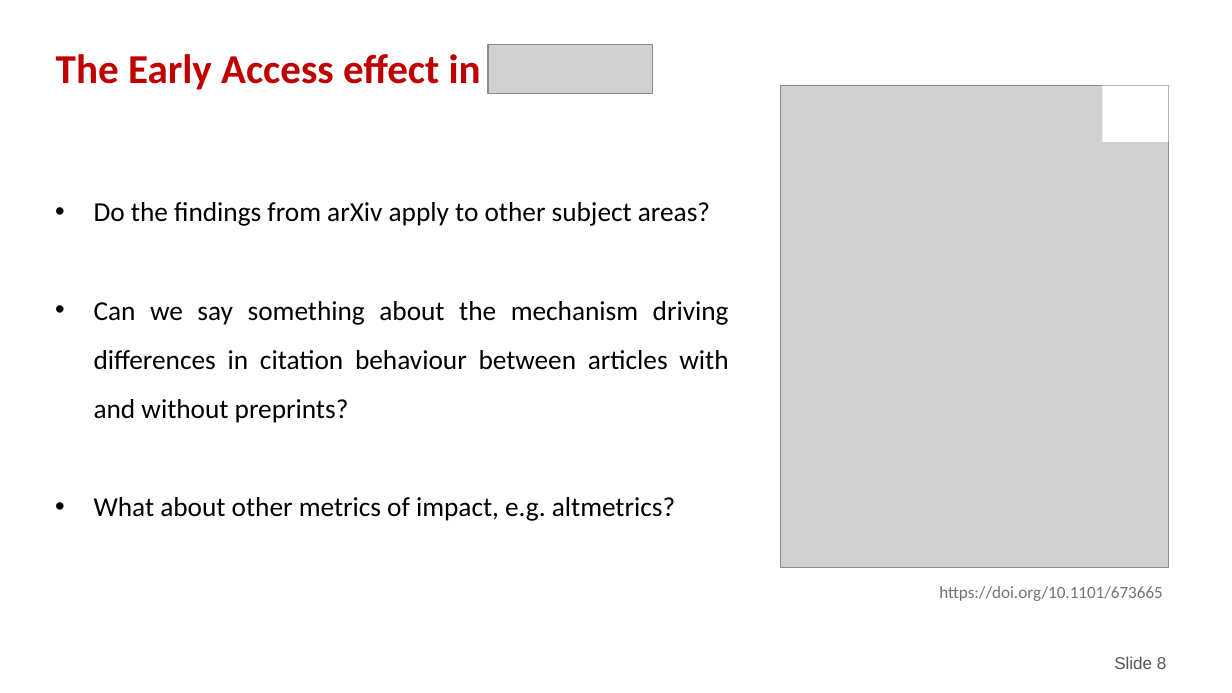
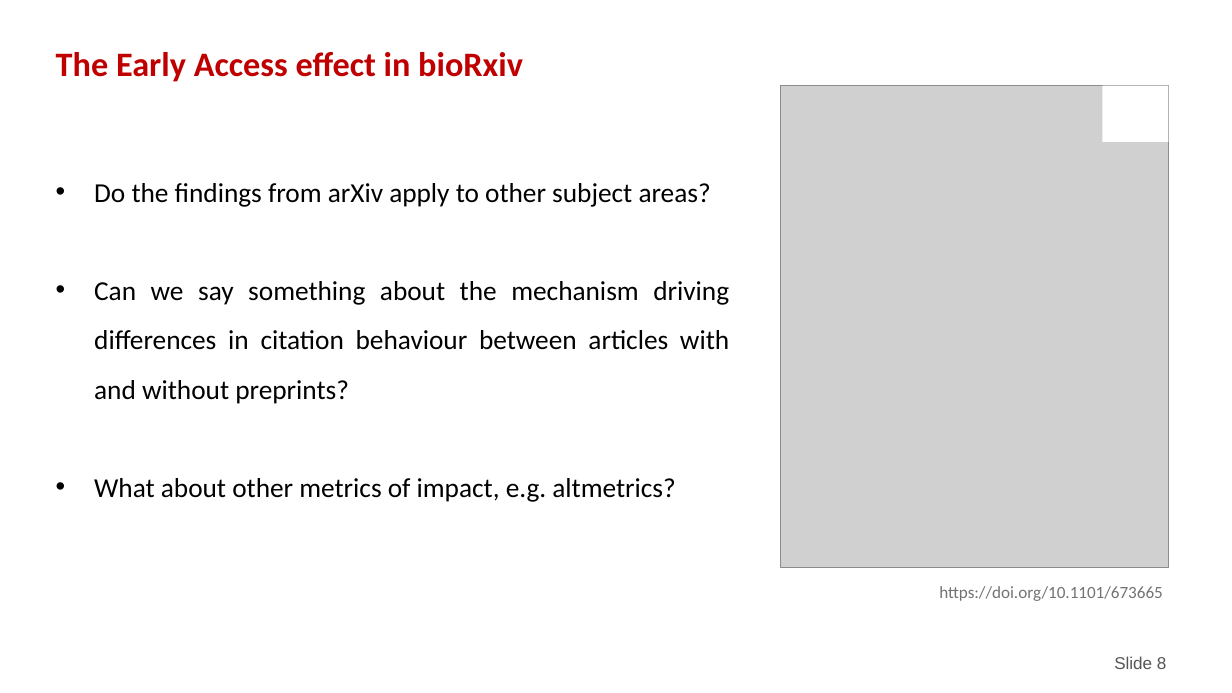
Before and after one commit to nicholasmfraser/oa_altmetrics_cwts, a slide deck: slide 8 of outputs/presentations/CWTS Seminar.pptx. Drawn at 1232x693 pixels with LibreOffice and Linux fonts; fonts in the diff are those of the drawing; grey boxes stand for pictures; background and template pictures are left out. Boxes give left, top, right and bottom in pixels: in the first picture for what was removed or moved away, otherwise in the second. Text is boxed around its words. In the diff, an @@ line names an element or a change of style, - is before the commit and + after.

```diff
--- a/outputs/presentations/CWTS Seminar.pptx
+++ b/outputs/presentations/CWTS Seminar.pptx
@@ text at [56,52,523,82]: text changed; size 24 to 20 pt @@
-The Early Access effect in
+The Early Access effect in bioRxiv
@@ picture removed at [488,44,653,94] @@
@@ text "Do the findings from arXiv ...": place and size @@
-text "Do the findings from arXiv ..." at [94,202,729,521]
+text "Do the findings from arXiv ..." at [94,183,729,502]
```
Also in this commit, not shown: 27 other slides changed, 7 slides added, 6 slides removed, 1 other file.
